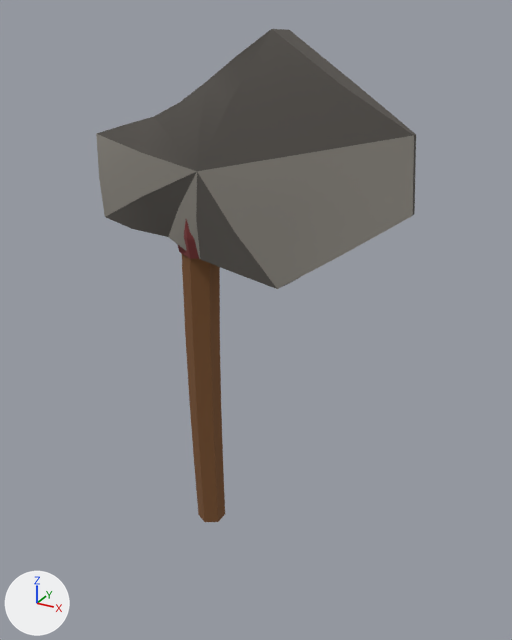
Renders of the FBX model Assets/Art/Props/WeaponPack/wpn_axe_01.fbx from each side of a commit.
The view is the same before and after, from a 50 mm camera at (0.801, -1.224, 1.179) aimed at (0.101, 0.049, 0.542). The lights are fixed; the arrows at lower left show +X, +Y and +Z. The older version comes first. Where no turn or scale is listed for an object, it has been applied to the vertices.

The older version as bpy lines, for what is in view:
```python
me_wpn_axe_01_009 = bpy.data.meshes.new('wpn_axe_01.009')
me_wpn_axe_01_009.from_pydata(...)  # 128 vertices, 236 faces; spans x -0.214..0.45, y -0.083..0.076, z -0.45..0.696
me_wpn_axe_01_009.materials.append(mat_weaponpalette)  # picture img_weapon_palette_png
ob_wpn_axe_01 = bpy.data.objects.new('wpn_axe_01', me_wpn_axe_01_009)
ob_wpn_axe_01.location = (0.0, 0.0, 0.45)
```
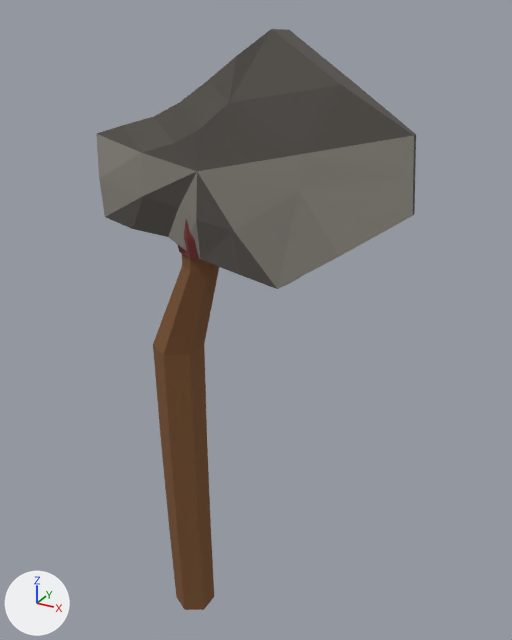
The newer file is also rescaled (x0.65), turned or shifted as a whole; pictures and numbers use the older file's frame.

Patch to the scene script:
```diff
--- a/Assets/Art/Props/WeaponPack/wpn_axe_01.fbx.py
+++ b/Assets/Art/Props/WeaponPack/wpn_axe_01.fbx.py
@@ me_wpn_axe_01_009 @@
 # used by ob_wpn_axe_01; location = (0.0, 0.0, 0.45)
-me_wpn_axe_01_009.from_pydata(...)  # 128 vertices, 236 faces; spans x -0.214..0.45, y -0.083..0.076, z -0.45..0.696
+me_wpn_axe_01_009.from_pydata(...)  # 128 vertices, 236 faces; spans x -0.214..0.45, y -0.083..0.076, z -0.759..0.696
+# me_wpn_axe_01_009 part 1: all 24 vertices in x -0.044..0.029, y -0.039..0.039, z -0.45..0.05 are scaled about their middle by 1.54, then moved by (-0.067, 0.002, -0.174)
 me_wpn_axe_01_009.materials.append(mat_weaponpalette)
```

Changed parts and their boxes (x1, y1, x2, y2) in the pictures (512 x 640 px; the box of a moved part takes in the faces that stretch with it):
'wpn_axe_01', reshaped (18% taller)
    before: (96, 29, 416, 522)
    after: (96, 29, 416, 610)
part 1 of me_wpn_axe_01_009, moved or reshaped
    before: (182, 266, 225, 522)
    after: (153, 266, 219, 610)
